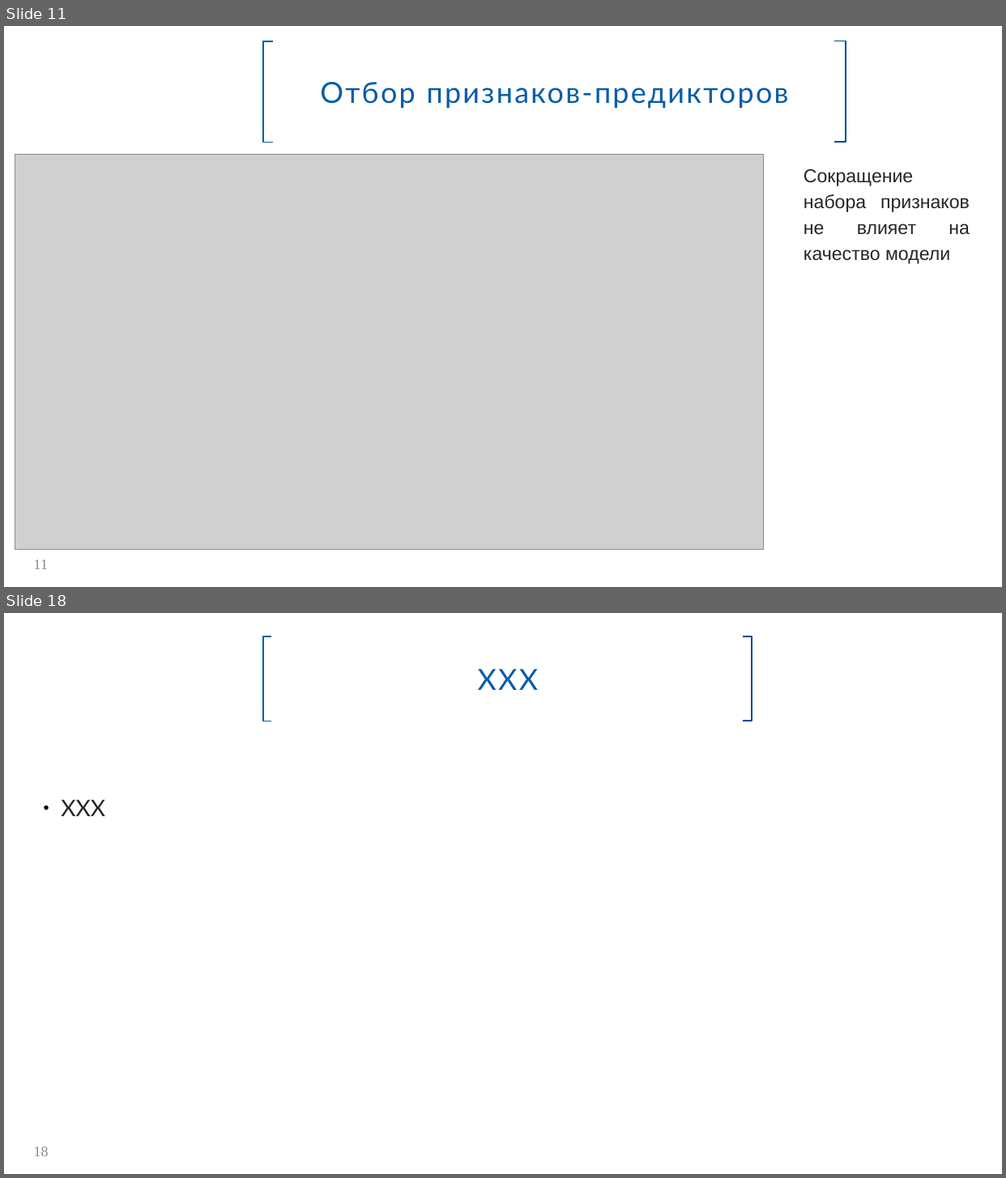
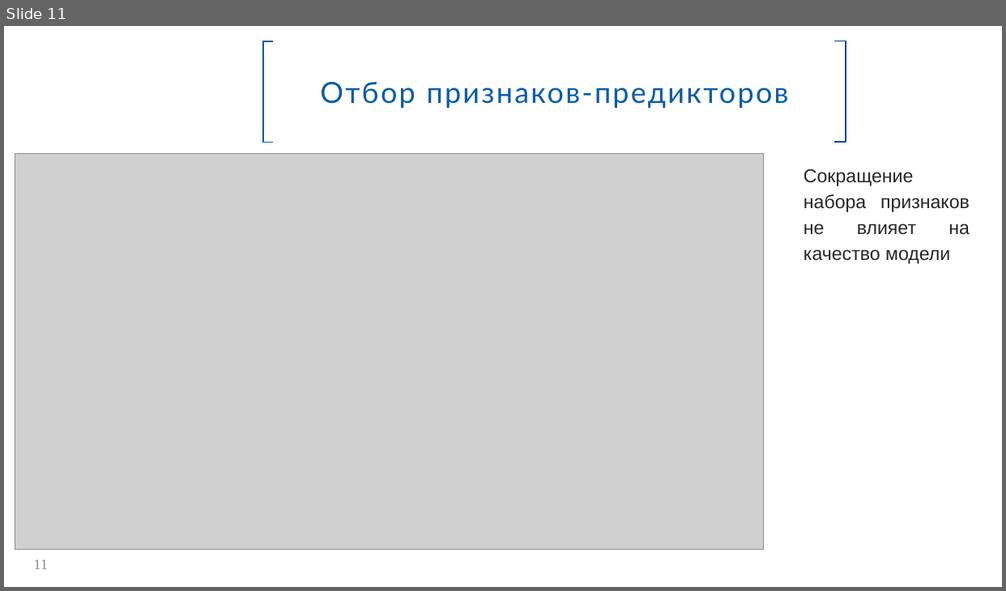
Before and after one commit to Spring-31/HC_default_risk, a slide deck: Прогнозирование вероятности дефолта.pptx. Shown one above the other, each under a label of ours: slides 11 and 18 before the commit, slide 11 after it; the slides between them are not shown. The pictures are 1006x1178 and 1006x591 pixels, drawn with LibreOffice and Linux fonts; fonts in the diff are those of the drawing; grey boxes stand for pictures; background and template pictures are left out. Boxes give left, top, right and bottom in pixels: in the first picture for what was removed or moved away, otherwise in the second. Text is boxed around its words. In the diff, an @@ line names an element or a change of style, - is before the commit and + after.

```diff
--- a/Прогнозирование вероятности дефолта.pptx
+++ b/Прогнозирование вероятности дефолта.pptx
@@ slide 18 removed at [4,613,1002,1174], background #FFFFFF @@
@@ rectangle removed at [263,636,752,721] @@
-XXX
@@ freeform shape removed at [263,636,270,721] @@
@@ freeform shape removed at [743,636,752,721] @@
@@ text removed at [61,799,105,816] @@
-● XXX
@@ page number removed at [34,1147,49,1157] @@
-18
```
Also in this commit, not shown: 4 slides changed, 1 slide added, 4 other slides removed, 5 other files.
